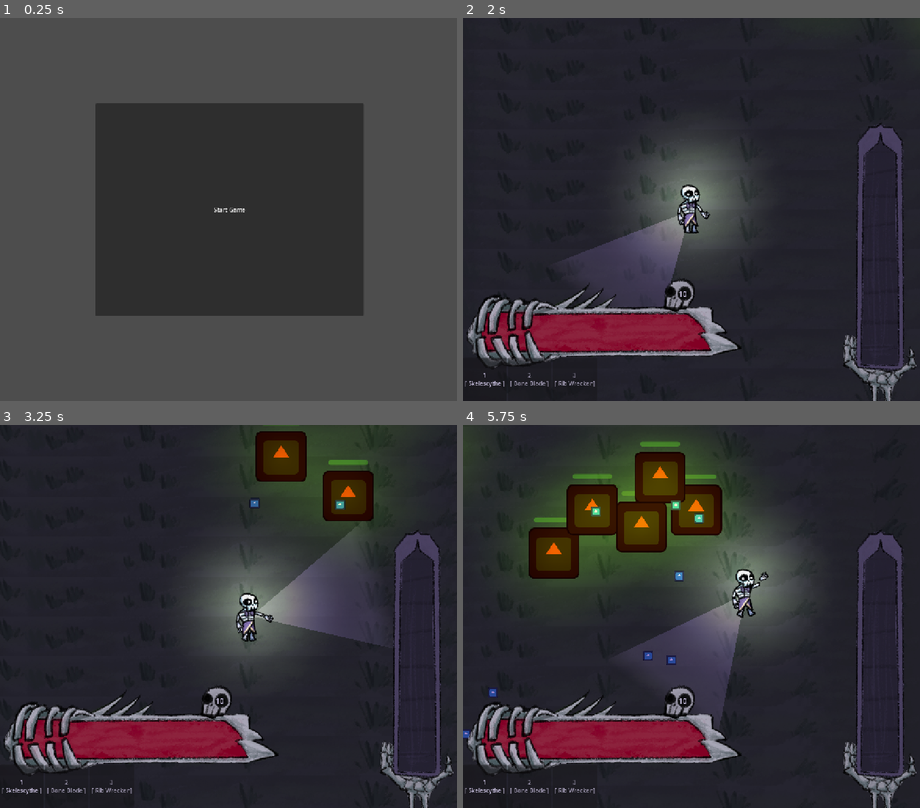
Above: before the commit, frames 1-4 (two rows, left to right).
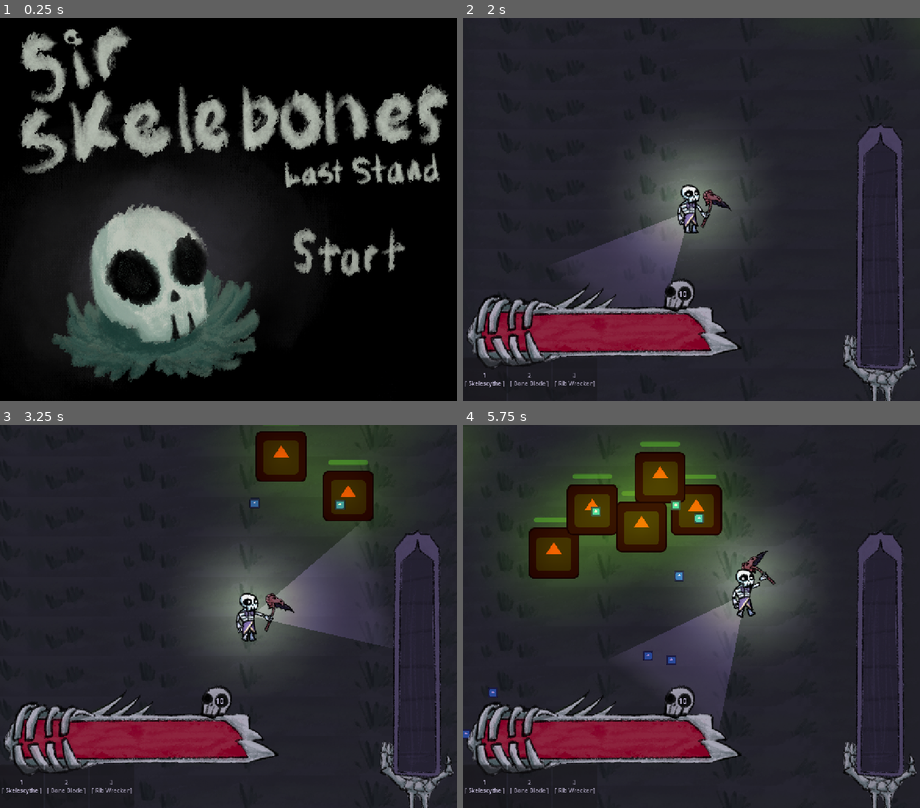
Above: after the commit, the same moments.

Repository: atlanticbomber/CranberryJam_Skeleton-fight
Game: Godot game, scene res://Scenes/start_screen.tscn
Two runs of this game, one before a commit and one after it. Both use one fixed random seed, a clock stepped at 60 frames per second and the inputs below. The engine's default icon, where the game draws it, is replaced by a stand-in: a white triangle on a blue panel in a dark square.
Inputs (mouse positions are in pixels of both pictures, inside the frame that each line leads up to; where the layout moved, square brackets give the same spot in the first picture):
- Up to frame 1 (0.25 s): no input
- Up to frame 2 (2 s): click (810, 255) [691, 209] at 0.5 s; click "10" at 1.25 s
- Up to frame 3 (3.25 s): click "1 [ Skelescythe ]" at 2 s; tap Enter (ui_accept) at 2.75, 3.02 s; move the mouse to (329, 597) at 2.77 s; hold D (right) from 2.78 s (still down); click (329, 597) at 2.85 s
- Up to frame 4 (5.75 s): move the mouse to (600, 635) at 3.52 s; release D (right) at 3.53 s; hold S (down) 3.53-4.28 s; tap 1 (Slot1) at 3.6 s; tap Enter (ui_accept) at 3.77, 5.27 s; click (600, 635) at 3.8 s; move the mouse to (737, 532) at 4.27 s; hold D (right) 4.28-5.03 s; tap 2 (Slot2) at 4.35 s; click (737, 532) at 4.55 s; move the mouse to (668, 693) at 5.02 s; hold W (up) from 5.03 s (still down); tap 3 (Slot3) at 5.1 s; click (668, 693) at 5.3 s

The runs differ from the first frame. In frame 1, 91% of the frame differs, in the area x 0-100%, y 0-100%; in frame 2, 0.2%; in frame 3, 0.2%; in frame 4, 0.2%.

Commit message:
Start Menu and Game Over Menu

Diff:
--- a/the-legend-of-sir-skelebones/Resources/Enemy/EnemyResource.gd
+++ b/the-legend-of-sir-skelebones/Resources/Enemy/EnemyResource.gd
@@ -4,8 +4,13 @@
 @export var maxHP: float = 100.0
 @export var speed: float = 360.0
 @export var snapshotWaitTime: float = 0.8
-@export var stopRange:float = 20.0
+@export var stopRange:float = 150.0
 @export var attackDelay:float = 0.2
 @export var attackWaitTime: float =  1.0
 @export var projectileFile: String = "res://Scenes/enemyProjectiles/enemy_projectile.tscn"
 @export var VitaminDrop: int = 1
+#Projectile Stuff
+@export var melee = false
+@export var projSpeed: float = 300.0
+@export var projDistance: float = 1000.0
+@export var projDamage: float = 10.0
--- a/the-legend-of-sir-skelebones/Resources/Weapon/BasicSycthe.tres
+++ b/the-legend-of-sir-skelebones/Resources/Weapon/BasicSycthe.tres
@@ -1,6 +1,7 @@
 [gd_resource type="Resource" script_class="WeaponResource" format=3 uid="uid://cyj0hbyjq2ncn"]
 
 [ext_resource type="Script" uid="uid://dk5vp3u7drp0r" path="res://Resources/Weapon/WeaponResource.gd" id="1_dvcgy"]
+[ext_resource type="Texture2D" uid="uid://dq0apd8b4i8d2" path="res://Sprites/weapons/Skelescythe.png" id="2_d4rtl"]
 
 [sub_resource type="CapsuleShape2D" id="CapsuleShape2D_d4rtl"]
 radius = 250.0
@@ -14,4 +15,5 @@
 delay = 0.4
 cooldown = 0.4
 damage = 20.0
+texture = ExtResource("2_d4rtl")
 metadata/_custom_type_script = "uid://dk5vp3u7drp0r"
--- a/the-legend-of-sir-skelebones/Resources/Weapon/fist.tres
+++ b/the-legend-of-sir-skelebones/Resources/Weapon/fist.tres
@@ -1,7 +1,7 @@
 [gd_resource type="Resource" script_class="WeaponResource" format=3 uid="uid://chk1xky3oyutb"]
 
 [ext_resource type="Script" uid="uid://dk5vp3u7drp0r" path="res://Resources/Weapon/WeaponResource.gd" id="1_jmvv4"]
-[ext_resource type="Texture2D" uid="uid://bwtirksnivs70" path="res://Sprites/skelebro/RealFist.png" id="2_nt1hv"]
+[ext_resource type="Texture2D" uid="uid://bwtirksnivs70" path="res://Sprites/Skelebro/RealFist.png" id="2_nt1hv"]
 
 [sub_resource type="CapsuleShape2D" id="CapsuleShape2D_nt1hv"]
 radius = 60.0
--- /dev/null
+++ b/the-legend-of-sir-skelebones/Scenes/Game_over.tscn
@@ -0,0 +1,92 @@
+[gd_scene format=3 uid="uid://ewltrbi5kgy4"]
+
+[ext_resource type="Script" uid="uid://c3cra8ygyucyp" path="res://Scenes/game_over.gd" id="1_1d8ia"]
+[ext_resource type="Texture2D" uid="uid://c023v3giwrh35" path="res://Sprites/menu/GameOverScreen.png" id="1_thwhc"]
+[ext_resource type="Texture2D" uid="uid://ci4ksn2dj0bcl" path="res://Sprites/menu/GameOverButton.png" id="2_1d8ia"]
+
+[sub_resource type="StyleBoxEmpty" id="StyleBoxEmpty_thwhc"]
+
+[sub_resource type="StyleBoxEmpty" id="StyleBoxEmpty_1d8ia"]
+
+[sub_resource type="StyleBoxFlat" id="StyleBoxFlat_6uwv4"]
+bg_color = Color(1, 1, 1, 0.078431375)
+
+[sub_resource type="Animation" id="Animation_1d8ia"]
+length = 0.001
+tracks/0/type = "value"
+tracks/0/imported = false
+tracks/0/enabled = true
+tracks/0/path = NodePath("TextureRect2:self_modulate")
+tracks/0/interp = 1
+tracks/0/loop_wrap = true
+tracks/0/keys = {
+"times": PackedFloat32Array(0),
+"transitions": PackedFloat32Array(1),
+"update": 0,
+"values": [Color(1, 1, 1, 1)]
+}
+
+[sub_resource type="Animation" id="Animation_6uwv4"]
+resource_name = "spawn"
+length = 2.0
+tracks/0/type = "value"
+tracks/0/imported = false
+tracks/0/enabled = true
+tracks/0/path = NodePath("TextureRect2:self_modulate")
+tracks/0/interp = 1
+tracks/0/loop_wrap = true
+tracks/0/keys = {
+"times": PackedFloat32Array(0, 2),
+"transitions": PackedFloat32Array(1, 1),
+"update": 0,
+"values": [Color(1, 1, 1, 0), Color(1, 1, 1, 1)]
+}
+
+[sub_resource type="AnimationLibrary" id="AnimationLibrary_x0ppo"]
+_data = {
+&"RESET": SubResource("Animation_1d8ia"),
+&"spawn": SubResource("Animation_6uwv4")
+}
+
+[node name="GameOver" type="Control" unique_id=22916791]
+layout_mode = 3
+anchors_preset = 15
+anchor_right = 1.0
+anchor_bottom = 1.0
+grow_horizontal = 2
+grow_vertical = 2
+script = ExtResource("1_1d8ia")
+
+[node name="TextureRect" type="TextureRect" parent="." unique_id=1183210147]
+layout_mode = 0
+offset_right = 40.0
+offset_bottom = 40.0
+texture = ExtResource("1_thwhc")
+
+[node name="TextureRect2" type="TextureRect" parent="." unique_id=1646944618]
+layout_mode = 0
+offset_right = 40.0
+offset_bottom = 40.0
+texture = ExtResource("2_1d8ia")
+
+[node name="Button" type="Button" parent="." unique_id=1680015265]
+layout_mode = 1
+anchors_preset = 8
+anchor_left = 0.5
+anchor_top = 0.5
+anchor_right = 0.5
+anchor_bottom = 0.5
+offset_left = -222.0
+offset_top = -66.0
+offset_right = 177.0
+offset_bottom = 16.0
+grow_horizontal = 2
+grow_vertical = 2
+theme_override_styles/normal = SubResource("StyleBoxEmpty_thwhc")
+theme_override_styles/pressed = SubResource("StyleBoxEmpty_1d8ia")
+theme_override_styles/hover = SubResource("StyleBoxFlat_6uwv4")
+
+[node name="AnimationPlayer" type="AnimationPlayer" parent="." unique_id=1930883887]
+libraries/ = SubResource("AnimationLibrary_x0ppo")
+
+[connection signal="pressed" from="Button" to="." method="_on_button_pressed"]
--- a/the-legend-of-sir-skelebones/Scenes/Music.tscn
+++ b/the-legend-of-sir-skelebones/Scenes/Music.tscn
@@ -2,6 +2,7 @@
 
 [ext_resource type="Script" uid="uid://cey1o0d5ejtob" path="res://music.gd" id="1_fw6bl"]
 [ext_resource type="AudioStream" uid="uid://dot3u63ictcs1" path="res://Sounds/Music/Skeletunes_for_Escaping_the_Invitable.mp3" id="2_tw4r6"]
+[ext_resource type="AudioStream" uid="uid://p2itlr8atnn6" path="res://Sounds/Music/SkeletuneInForThisEpisode.mp3" id="3_p1bea"]
 
 [node name="Music" type="Node" unique_id=1451197283]
 process_mode = 3
@@ -11,3 +12,4 @@
 stream = ExtResource("2_tw4r6")
 
 [node name="Menu" type="AudioStreamPlayer" parent="." unique_id=489617856]
+stream = ExtResource("3_p1bea")
--- /dev/null
+++ b/the-legend-of-sir-skelebones/Scenes/game_over.gd
@@ -0,0 +1,12 @@
+extends Control
+
+
+# Called when the node enters the scene tree for the first time.
+func _ready() -> void:
+	$AnimationPlayer.play("spawn")
+
+
+
+
+func _on_button_pressed() -> void:
+	get_tree().change_scene_to_file("res://Scenes/start_screen.tscn")
--- a/the-legend-of-sir-skelebones/Scenes/skelebro.tscn
+++ b/the-legend-of-sir-skelebones/Scenes/skelebro.tscn
@@ -3,14 +3,14 @@
 [ext_resource type="Script" uid="uid://5bri47mbg5di" path="res://Scripts/Skelebro.gd" id="1_hodaq"]
 [ext_resource type="Resource" uid="uid://dq44832xpejvv" path="res://Resources/Weapon/BasicHammer.tres" id="2_4f1mv"]
 [ext_resource type="AudioStream" uid="uid://dcbrnwyq1bl5n" path="res://Sounds/SFX/TempSmack.mp3" id="3_851mo"]
-[ext_resource type="Texture2D" uid="uid://do212aafq8hw2" path="res://Sprites/skelebro/Foot.png" id="3_tn4lu"]
-[ext_resource type="Texture2D" uid="uid://c4s61kilkx4i8" path="res://Sprites/skelebro/Body.png" id="4_n648a"]
-[ext_resource type="Texture2D" uid="uid://crh6abp7jyy5f" path="res://Sprites/skelebro/UpperArm.png" id="5_1caf8"]
-[ext_resource type="Texture2D" uid="uid://bwtirksnivs70" path="res://Sprites/skelebro/RealFist.png" id="5_8oytp"]
-[ext_resource type="Texture2D" uid="uid://kqrc283wkqq1" path="res://Sprites/skelebro/Skull.png" id="5_tta51"]
-[ext_resource type="Texture2D" uid="uid://diuui57m7ao1y" path="res://Sprites/skelebro/Hand.png" id="6_8oytp"]
-[ext_resource type="Texture2D" uid="uid://bgihqvmta6u6b" path="res://Sprites/skelebro/Eye.png" id="6_tta51"]
-[ext_resource type="Texture2D" uid="uid://b1nnxy2out5dv" path="res://Sprites/skelebro/Bow.png" id="8_1caf8"]
+[ext_resource type="Texture2D" uid="uid://do212aafq8hw2" path="res://Sprites/Skelebro/Foot.png" id="3_tn4lu"]
+[ext_resource type="Texture2D" uid="uid://c4s61kilkx4i8" path="res://Sprites/Skelebro/Body.png" id="4_n648a"]
+[ext_resource type="Texture2D" uid="uid://crh6abp7jyy5f" path="res://Sprites/Skelebro/UpperArm.png" id="5_1caf8"]
+[ext_resource type="Texture2D" uid="uid://bwtirksnivs70" path="res://Sprites/Skelebro/RealFist.png" id="5_8oytp"]
+[ext_resource type="Texture2D" uid="uid://kqrc283wkqq1" path="res://Sprites/Skelebro/Skull.png" id="5_tta51"]
+[ext_resource type="Texture2D" uid="uid://diuui57m7ao1y" path="res://Sprites/Skelebro/Hand.png" id="6_8oytp"]
+[ext_resource type="Texture2D" uid="uid://bgihqvmta6u6b" path="res://Sprites/Skelebro/Eye.png" id="6_tta51"]
+[ext_resource type="Texture2D" uid="uid://b1nnxy2out5dv" path="res://Sprites/Skelebro/Bow.png" id="8_1caf8"]
 
 [sub_resource type="CapsuleShape2D" id="CapsuleShape2D_fn4k1"]
 radius = 80.0
@@ -60,7 +60,7 @@
 "times": PackedFloat32Array(0, 0.04, 0.16666667),
 "transitions": PackedFloat32Array(1, 1, 1),
 "update": 0,
-"values": [-0.14835298, -2.1485003092050197, -0.9669124056048581]
+"values": [-0.14835298, -2.1485003092050197, -0.966912405604858]
 }
 tracks/3/type = "value"
 tracks/3/imported = false
@@ -151,7 +151,7 @@
 "times": PackedFloat32Array(0, 0.5),
 "transitions": PackedFloat32Array(1, 1),
 "update": 0,
-"values": [-0.9669124056048581, -0.14835298641951802]
+"values": [-0.966912405604858, -0.14835298641951802]
 }
 tracks/2/type = "value"
 tracks/2/imported = false
--- a/the-legend-of-sir-skelebones/Scenes/start_screen.tscn
+++ b/the-legend-of-sir-skelebones/Scenes/start_screen.tscn
@@ -1,16 +1,63 @@
 [gd_scene format=3 uid="uid://c2gjkct1uiwl1"]
 
 [ext_resource type="Script" uid="uid://dcr5ounqmli8l" path="res://Scripts/start_screen.gd" id="1_i8r30"]
+[ext_resource type="Texture2D" uid="uid://d0u2im3u5y11e" path="res://Sprites/menu/Start.png" id="2_60ddj"]
+[ext_resource type="Texture2D" uid="uid://2vhjmy55ht7v" path="res://Sprites/menu/StartButton.png" id="2_ainjc"]
+
+[sub_resource type="StyleBoxEmpty" id="StyleBoxEmpty_l4euk"]
+
+[sub_resource type="StyleBoxEmpty" id="StyleBoxEmpty_w0keb"]
+
+[sub_resource type="StyleBoxFlat" id="StyleBoxFlat_f51c0"]
+bg_color = Color(1, 1, 1, 0.05882353)
 
 [node name="Start Screen" type="Node2D" unique_id=82350543]
 script = ExtResource("1_i8r30")
 
+[node name="TextureRect" type="TextureRect" parent="." unique_id=528766649]
+anchors_preset = 8
+anchor_left = 0.5
+anchor_top = 0.5
+anchor_right = 0.5
+anchor_bottom = 0.5
+offset_left = -630.0
+offset_top = -528.0
+offset_right = 630.0
+offset_bottom = 528.0
+grow_horizontal = 2
+grow_vertical = 2
+texture = ExtResource("2_60ddj")
+
 [node name="Button" type="Button" parent="." unique_id=1662726578]
-offset_left = -367.0
-offset_top = -292.0
-offset_right = 373.0
-offset_bottom = 293.0
-text = "Start Game"
+anchors_preset = 8
+anchor_left = 0.5
+anchor_top = 0.5
+anchor_right = 0.5
+anchor_bottom = 0.5
+offset_left = 150.0
+offset_top = 25.0
+offset_right = 505.0
+offset_bottom = 219.0
+grow_horizontal = 2
+grow_vertical = 2
+theme_override_styles/normal = SubResource("StyleBoxEmpty_l4euk")
+theme_override_styles/pressed = SubResource("StyleBoxEmpty_w0keb")
+theme_override_styles/hover = SubResource("StyleBoxFlat_f51c0")
+
+[node name="TextureRect2" type="TextureRect" parent="." unique_id=1969329919]
+anchors_preset = 8
+anchor_left = 0.5
+anchor_top = 0.5
+anchor_right = 0.5
+anchor_bottom = 0.5
+offset_left = -630.0
+offset_top = -528.0
+offset_right = 630.0
+offset_bottom = 528.0
+grow_horizontal = 2
+grow_vertical = 2
+mouse_filter = 2
+texture = ExtResource("2_ainjc")
 
 [node name="Camera2D" type="Camera2D" parent="." unique_id=974428710]
 
--- a/the-legend-of-sir-skelebones/Scripts/enemy.gd
+++ b/the-legend-of-sir-skelebones/Scripts/enemy.gd
@@ -62,15 +62,19 @@
 
 func attack():
 	if timerAttack.is_stopped():
-		timerAttack.start(attackDelay)
+		timerAttack.start(EN.attackDelay)
 		await timerAttack.timeout
 
 		var newBullet = load(EN.projectileFile).instantiate()
 		newBullet.position = position
 		newBullet.direction = (Stats.PlayerLocation - position).normalized()
+		newBullet.speed = EN.projSpeed
+		newBullet.distance = EN.projDistance
+		newBullet.damage = EN.projDamage
+		newBullet.melee = EN.melee
 		get_parent().add_child(newBullet)
 
-		timerAttack.start(attackWaitTime)
+		timerAttack.start(EN.attackWaitTime)
 
 #func _unhandled_key_input(_event: InputEvent) -> void:
 	#if Input.is_action_just_pressed("ui_accept"):
--- a/the-legend-of-sir-skelebones/Scripts/enemy_projectile.gd
+++ b/the-legend-of-sir-skelebones/Scripts/enemy_projectile.gd
@@ -4,11 +4,14 @@
 @export var speed: float = 1000.0
 @export var distance: float = 100.0
 @export var damage:float = 10.0
+@export var melee:bool = false
 
 var direction: Vector2
 var startPosition:Vector2
 func _ready() -> void:
 	startPosition = position
+	if melee:
+		visible = false
 
 func _process(delta: float) -> void:
 	position += Vector2(speed,speed) * direction * delta
Not shown, added: the-legend-of-sir-skelebones/Scenes/game_over.gd.uid
Not shown, added: the-legend-of-sir-skelebones/Sounds/Music/SkeletuneInForThisEpisode.mp3.import
Binary file added: the-legend-of-sir-skelebones/Sprites/menu/GameOverButton.png
Not shown, added: the-legend-of-sir-skelebones/Sprites/menu/GameOverButton.png.import
Binary file added: the-legend-of-sir-skelebones/Sprites/menu/GameOverScreen.png
Not shown, added: the-legend-of-sir-skelebones/Sprites/menu/GameOverScreen.png.import
Binary file added: the-legend-of-sir-skelebones/Sprites/menu/Start.png
Not shown, added: the-legend-of-sir-skelebones/Sprites/menu/Start.png.import
Binary file added: the-legend-of-sir-skelebones/Sprites/menu/StartButton.png
Not shown, added: the-legend-of-sir-skelebones/Sprites/menu/StartButton.png.import
Not shown, changed: the-legend-of-sir-skelebones/Sprites/skelebro/Body.png.import
Not shown, changed: the-legend-of-sir-skelebones/Sprites/skelebro/Bow.png.import
(and 9 more such lines)
